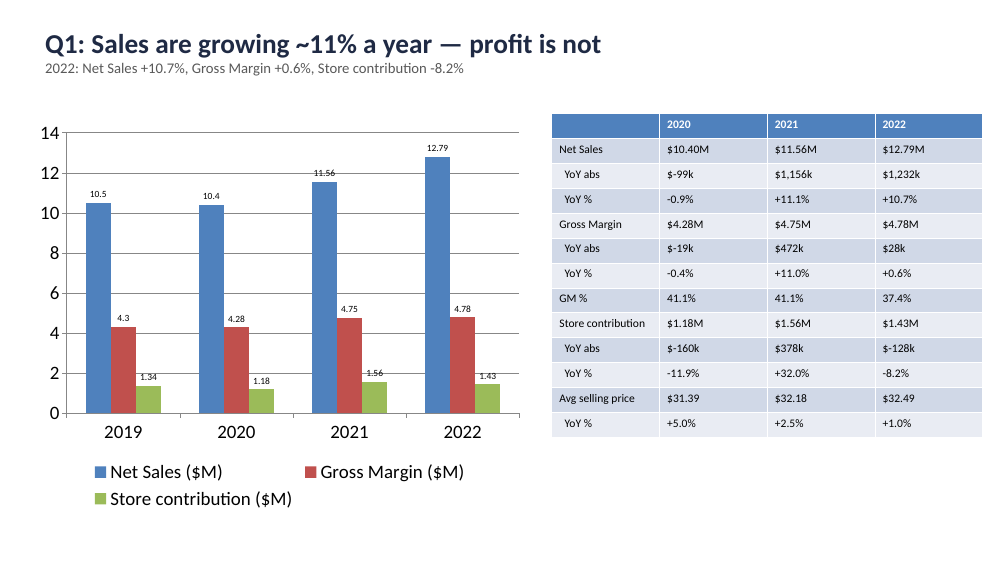
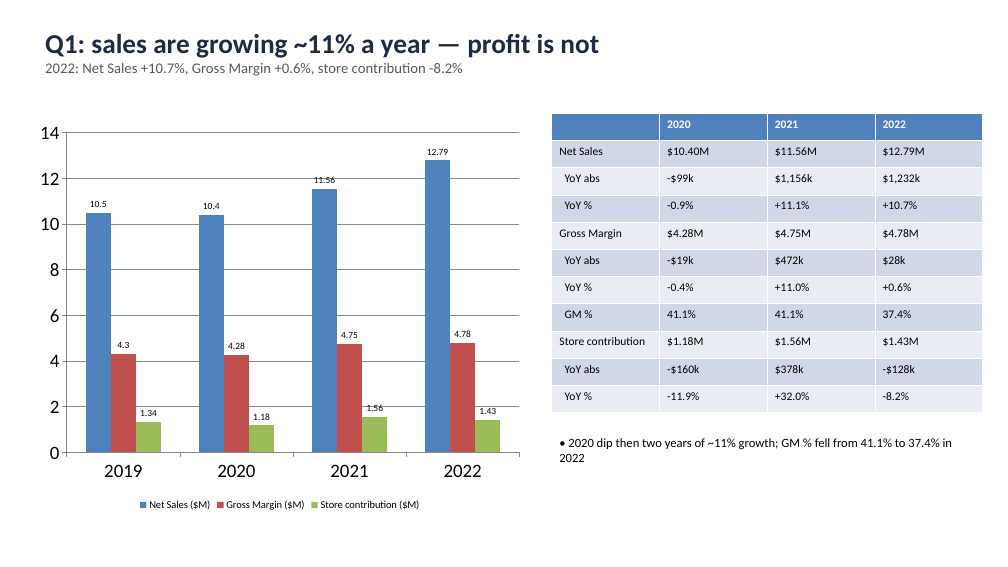
Before and after one commit to GaetyCodes/dbt-test-assignment, a slide deck: slide 7 of deliverables/ceo_sales_review.pptx. Drawn at 1008x567 pixels with LibreOffice and Linux fonts; fonts in the diff are those of the drawing. Boxes give left, top, right and bottom in pixels: in the first picture for what was removed or moved away, otherwise in the second. Text is boxed around its words. In the diff, an @@ line names an element or a change of style, - is before the commit and + after.

```diff
--- a/deliverables/ceo_sales_review.pptx
+++ b/deliverables/ceo_sales_review.pptx
@@ text at [45,34,599,76]: text changed @@
-Q1: Sales are growing ~11% a year — profit is not
-2022: Net Sales +10.7%, Gross Margin +0.6%, Store contribution -8.2%
+Q1: sales are growing ~11% a year — profit is not
+2022: Net Sales +10.7%, Gross Margin +0.6%, store contribution -8.2%
@@ column chart at [30,113,529,514] @@
@@ legend changed @@
@@ table at [552,113,985,413] @@
-row 3, column 2: $-99k
+row 3, column 2: -$99k
-row 6, column 2: $-19k
+row 6, column 2: -$19k
-row 10, column 2: $-160k
+row 10, column 2: -$160k
-row 10, column 4: $-128k
+row 10, column 4: -$128k
-row 12: Avg selling price | $31.39 | $32.18 | $32.49
-row 13: YoY % | +5.0% | +2.5% | +1.0%
@@ text added at [559,438,952,462], 12 pt, text #000000 @@
+• 2020 dip then two years of ~11% growth; GM % fell from 41.1% to 37.4% in 2022
```
Also in this commit, not shown: 7 other slides changed, 4 slides added, 4 slides removed, 2 other files.
